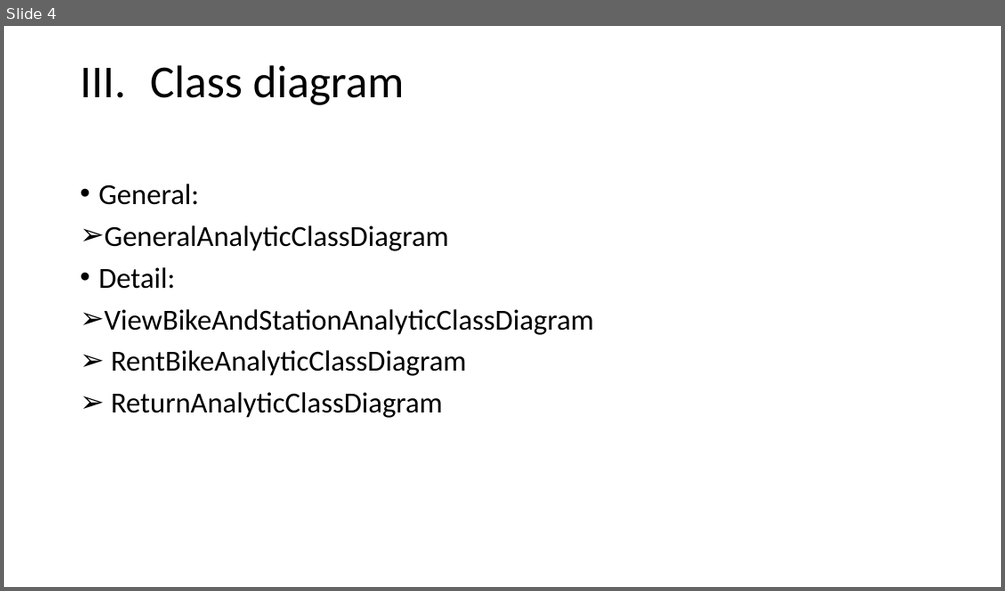
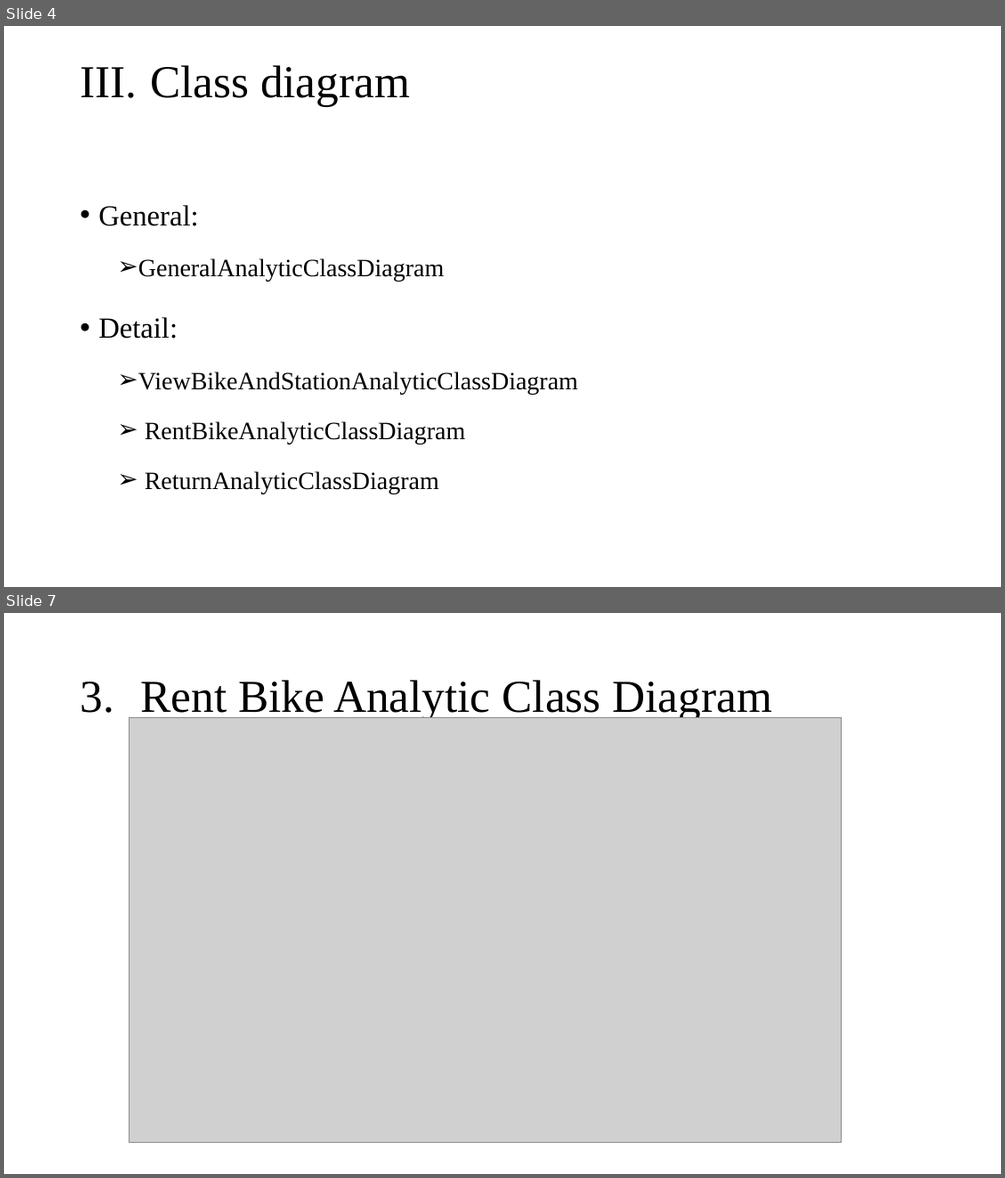
Before and after one commit to phamhongphuc1999/TKXDPM.20201-13, a slide deck: FinalProject/Design/Slide.pptx. Shown one above the other, each under a label of ours: slide 4 before the commit, slides 4 and 7 after it; the slides between them are not shown. The pictures are 1005x591 and 1005x1178 pixels, drawn with LibreOffice and Linux fonts; fonts in the diff are those of the drawing; grey boxes stand for pictures. Boxes give left, top, right and bottom in pixels: in the first picture for what was removed or moved away, otherwise in the second. Text is boxed around its words. In the diff, an @@ line names an element or a change of style, - is before the commit and + after.

```diff
--- a/FinalProject/Design/Slide.pptx
+++ b/FinalProject/Design/Slide.pptx
@@ slide 7 added at bbox=[4, 613, 1001, 1174], background #FFFFFF @@
@@ title added at bbox=[141, 680, 772, 721], 44 pt, text #000000 @@
+3. Rent Bike Analytic Class Diagram
@@ picture added at bbox=[129, 718, 841, 1143] @@
@@ slide 4 changed as well @@
@@ title "Class diagram" at bbox=[150, 65, 410, 107]: font Calibri to Times New Roman @@
@@ text "General:" at bbox=[98, 205, 578, 494]: font Calibri to Times New Roman; size 28 to 24 pt in "GeneralAnalyticClassDiagram", "ViewBikeAndStationAnalyticClassDiagram", "RentBikeAnalyticClassDiagram", "ReturnAnalyticClassDiagram"; line spacing 0.9 to 1.5; list level 1 to 2 in "GeneralAnalyticClassDiagram"; list level 1 to 2 in "ViewBikeAndStationAnalyticClassDiagram"; list level 1 to 2 in "RentBikeAnalyticClassDiagram"; list level 1 to 2 in "ReturnAnalyticClassDiagram" @@
```
Also in this commit, not shown: 3 other slides changed, 5 other slides added, 5 slides removed.
